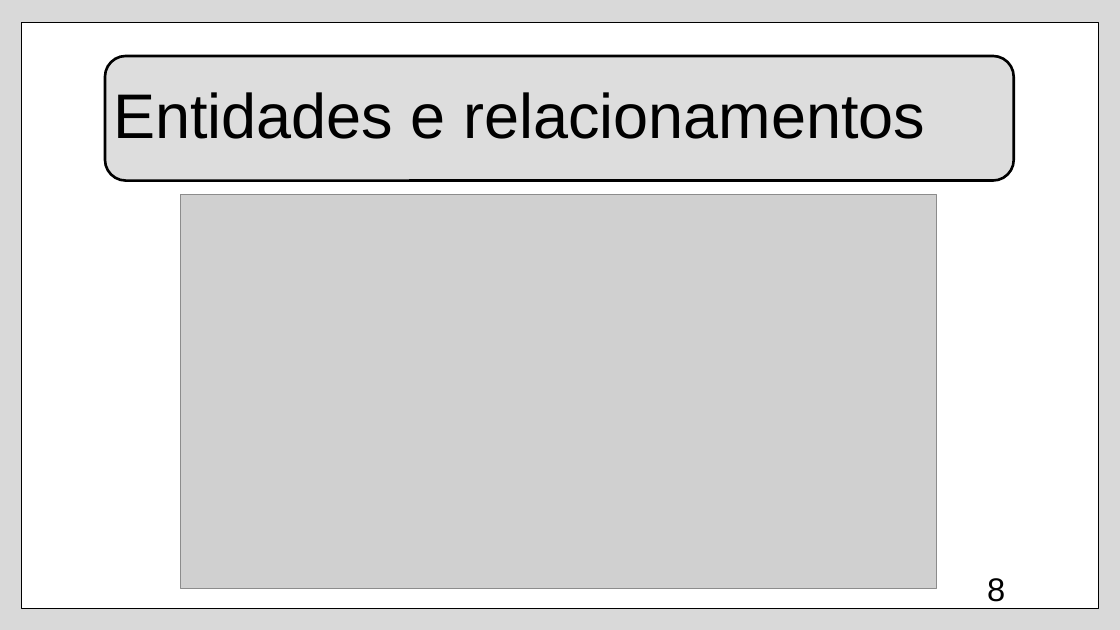
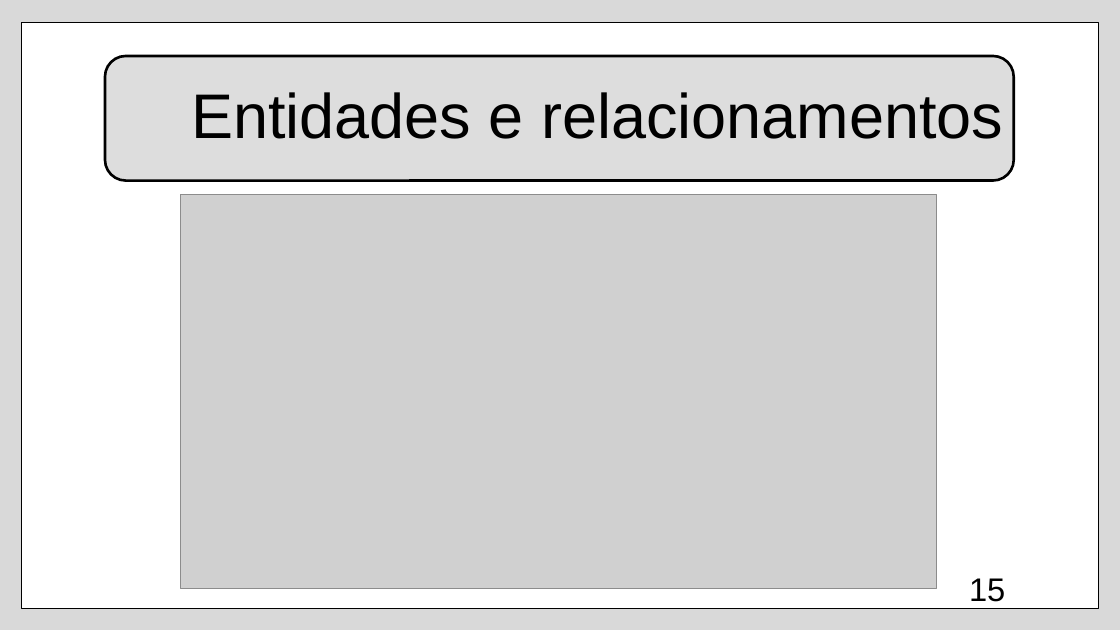
Before and after one commit to n4th4nrjesus/WordinOn, a slide deck: slide 15 of Apresentação Wordin'On.pptx (slide 8 before the commit). Drawn at 1120x630 pixels with LibreOffice and Linux fonts; fonts in the diff are those of the drawing; grey boxes stand for pictures. Boxes give left, top, right and bottom in pixels: in the first picture for what was removed or moved away, otherwise in the second. Text is boxed around its words. In the diff, an @@ line names an element or a change of style, - is before the commit and + after.

```diff
--- a/Apresentação Wordin'On.pptx
+++ b/Apresentação Wordin'On.pptx
@@ title "Entidades e relacionamentos" at (191,92,1003,139): alignment left to right @@
@@ page number at (969,578,1005,602): text changed @@
-8
+15
```
Also in this commit, not shown: 5 other slides changed, 8 slides added.
